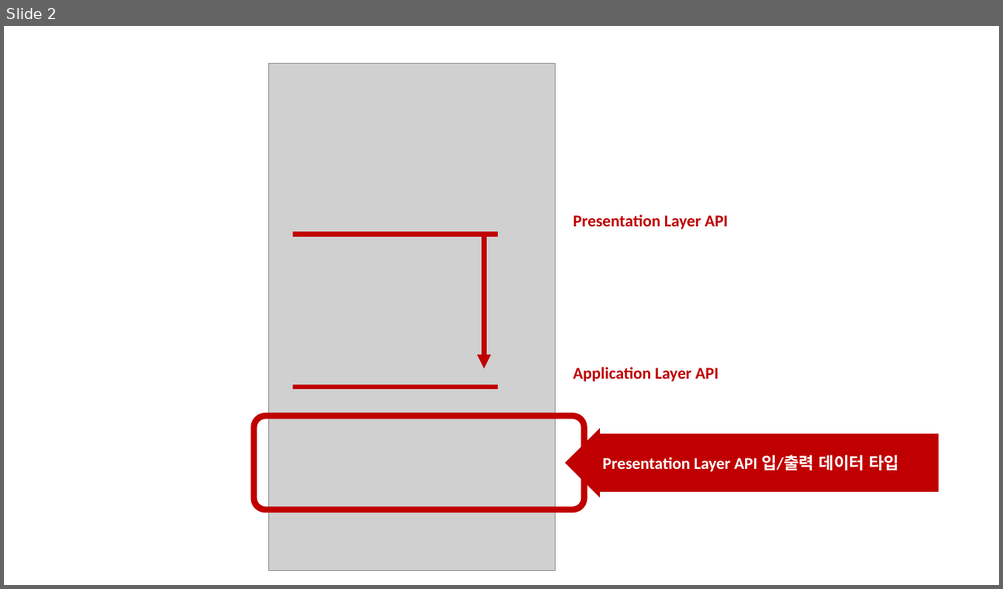
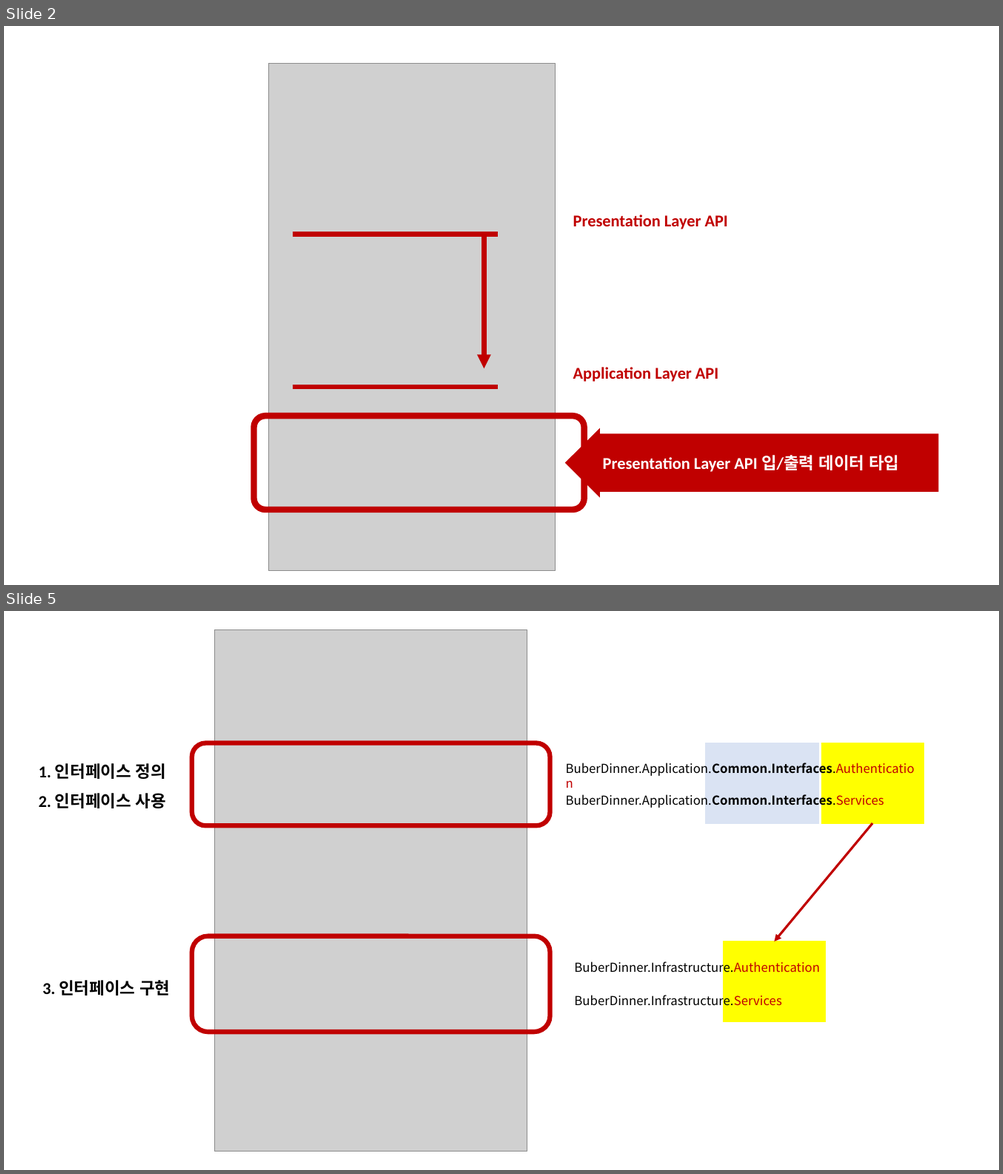
Before and after one commit to hhko/lectures, a slide deck: CleanArchitecture_and_DDD/README.pptx. Shown one above the other, each under a label of ours: slide 2 before the commit, slides 2 and 5 after it; the slides between them are not shown. The pictures are 1003x589 and 1003x1174 pixels, drawn with LibreOffice and Linux fonts; fonts in the diff are those of the drawing; grey boxes stand for pictures. Boxes give left, top, right and bottom in pixels: in the first picture for what was removed or moved away, otherwise in the second. Text is boxed around its words. In the diff, an @@ line names an element or a change of style, - is before the commit and + after.

```diff
--- a/CleanArchitecture_and_DDD/README.pptx
+++ b/CleanArchitecture_and_DDD/README.pptx
@@ slide 5 added at (4,611,999,1170), background #FFFFFF @@
@@ picture added at (214,630,527,1152) @@
@@ rounded rectangle added at (192,743,550,826), outline #C00000 4.5 pt @@
@@ rectangle added at (706,743,818,823), fill #DAE3F3, outline #DAE3F3 1 pt @@
@@ rectangle added at (822,743,923,823), fill #FFFF00, outline #FFFF00 1 pt @@
@@ text added at (39,763,166,809), 16 pt, text #000000, bold @@
+1. 인터페이스 정의
+2. 인터페이스 사용
@@ text added at (566,760,914,777), 12 pt, text #000000 @@
+BuberDinner.Application.Common.Interfaces.Authentication
@@ text added at (566,792,884,809), 12 pt, text #000000 @@
+BuberDinner.Application.Common.Interfaces.Services
@@ arrow added from (873, 823) to (774, 942), #C00000 2.25 pt @@
@@ rounded rectangle added at (192,937,550,1032), outline #C00000 4.5 pt @@
@@ rectangle added at (723,942,825,1022), fill #FFFF00, outline #FFFF00 1 pt @@
@@ text added at (574,960,819,976), 12 pt, text #000000 @@
+BuberDinner.Infrastructure.Authentication
@@ text added at (42,980,170,996), 16 pt, text #000000, bold @@
+3. 인터페이스 구현
@@ text added at (574,993,781,1009), 12 pt, text #000000 @@
+BuberDinner.Infrastructure.Services
```
Also in this commit, not shown: 1 slide changed, 2 other slides added, 33 other files.
